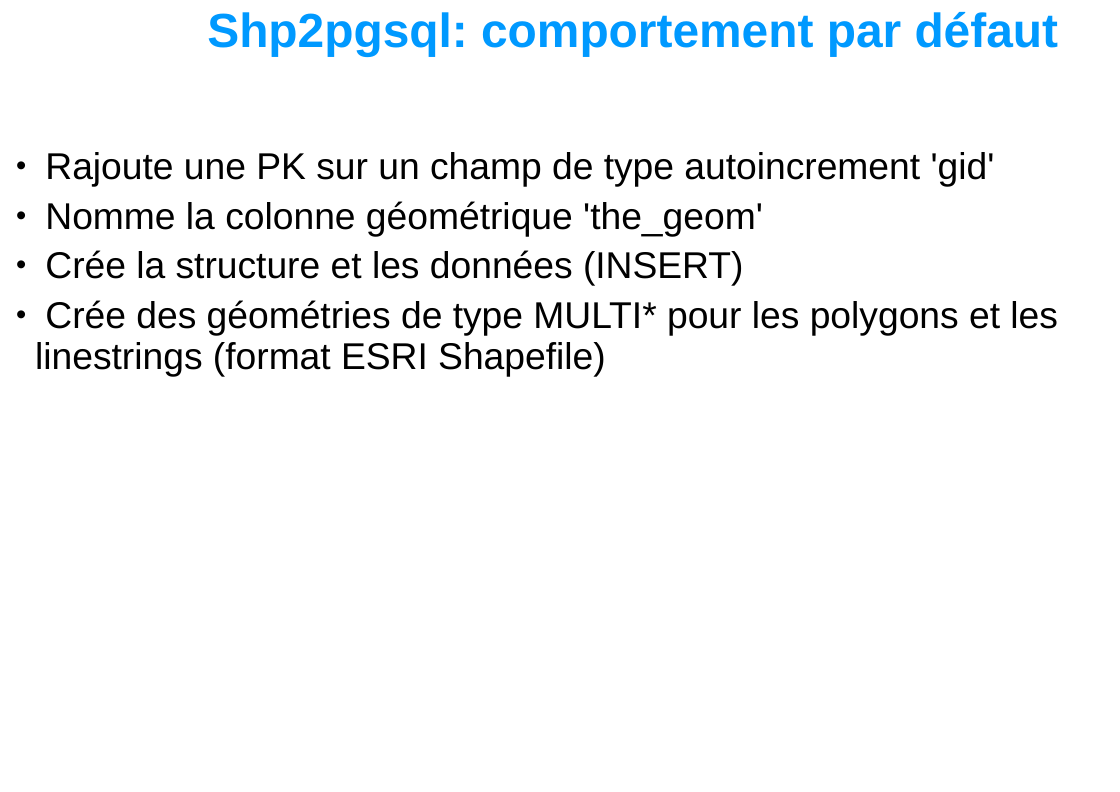
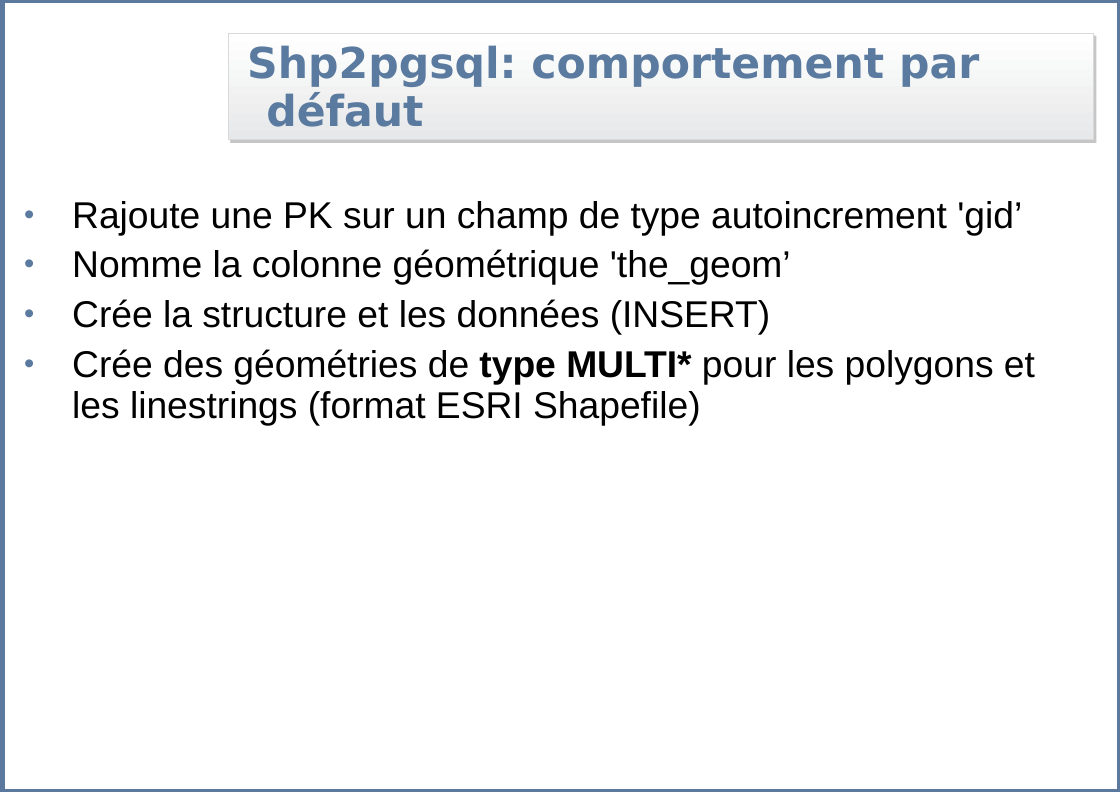
Before and after one commit to Gretti/geoadminsuite, a slide deck: slide 6 of branches/home/formation/postgis/postgis/slides/04_postgis_load_data.ppt. Drawn at 1120x792 pixels with LibreOffice and Linux fonts; fonts in the diff are those of the drawing; background and template pictures are left out. Boxes give left, top, right and bottom in pixels: in the first picture for what was removed or moved away, otherwise in the second. Text is boxed around its words. In the diff, an @@ line names an element or a change of style, - is before the commit and + after.

```diff
--- a/branches/home/formation/postgis/postgis/slides/04_postgis_load_data.ppt
+++ b/branches/home/formation/postgis/postgis/slides/04_postgis_load_data.ppt
@@ rectangle added at (2, 0, 1120, 792), outline #5B799E 4.51 pt @@
@@ title "Shp2pgsql: comportement par défaut": place and size @@
-title "Shp2pgsql: comportement par défaut" at (207, 12, 1059, 56)
+title "Shp2pgsql: comportement par défaut" at (228, 34, 1093, 140)
@@ title "Shp2pgsql: comportement par défaut" at (228, 34, 1093, 140): size 36 to 32 pt, font Arial to DejaVu Sans, text colour #0099FF to #5B7A9F; indent changed; fill none to gradient #FFFFFF to #E7E8E9; outline none to #D9D9D9 0.74 pt; shadow on @@
@@ text "Rajoute une PK sur un ...": place and size @@
-text "Rajoute une PK sur un ..." at (35, 152, 1058, 377)
+text "Rajoute une PK sur un ..." at (72, 201, 1035, 426)
@@ text at (72, 201, 1022, 285): text changed @@
-• Rajoute une PK sur un champ de type autoincrement 'gid'
-• Nomme la colonne géométrique 'the_geom'
+• Rajoute une PK sur un champ de type autoincrement 'gid’
+• Nomme la colonne géométrique 'the_geom’
@@ text at (72, 299, 1035, 426): bold on in "type MULTI*"; indent changed; bullet colour #000000 to #5B7A9F @@
```
Also in this commit, not shown: 8 other slides changed, 6 slides added, 58 other files.
